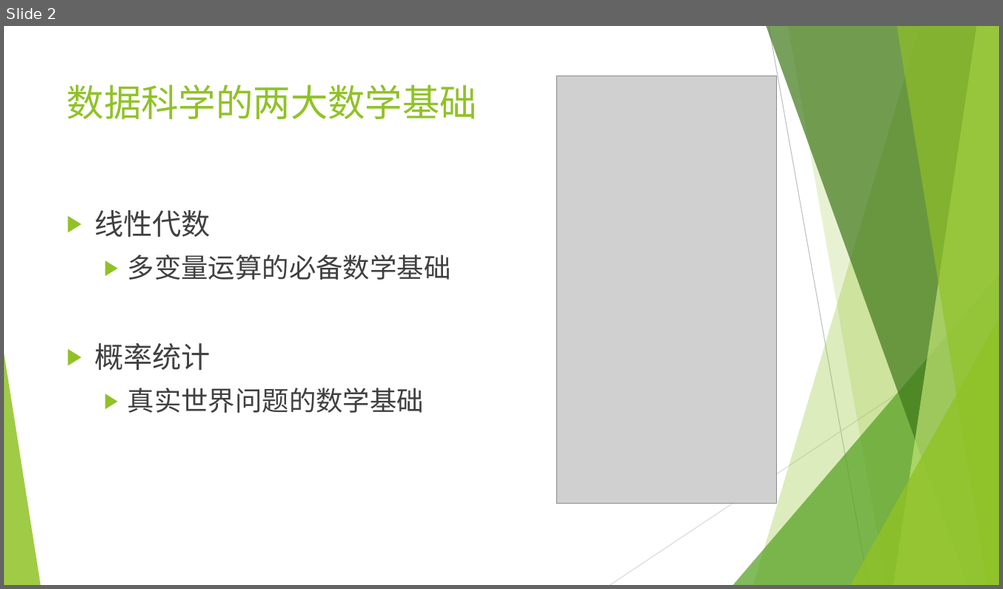
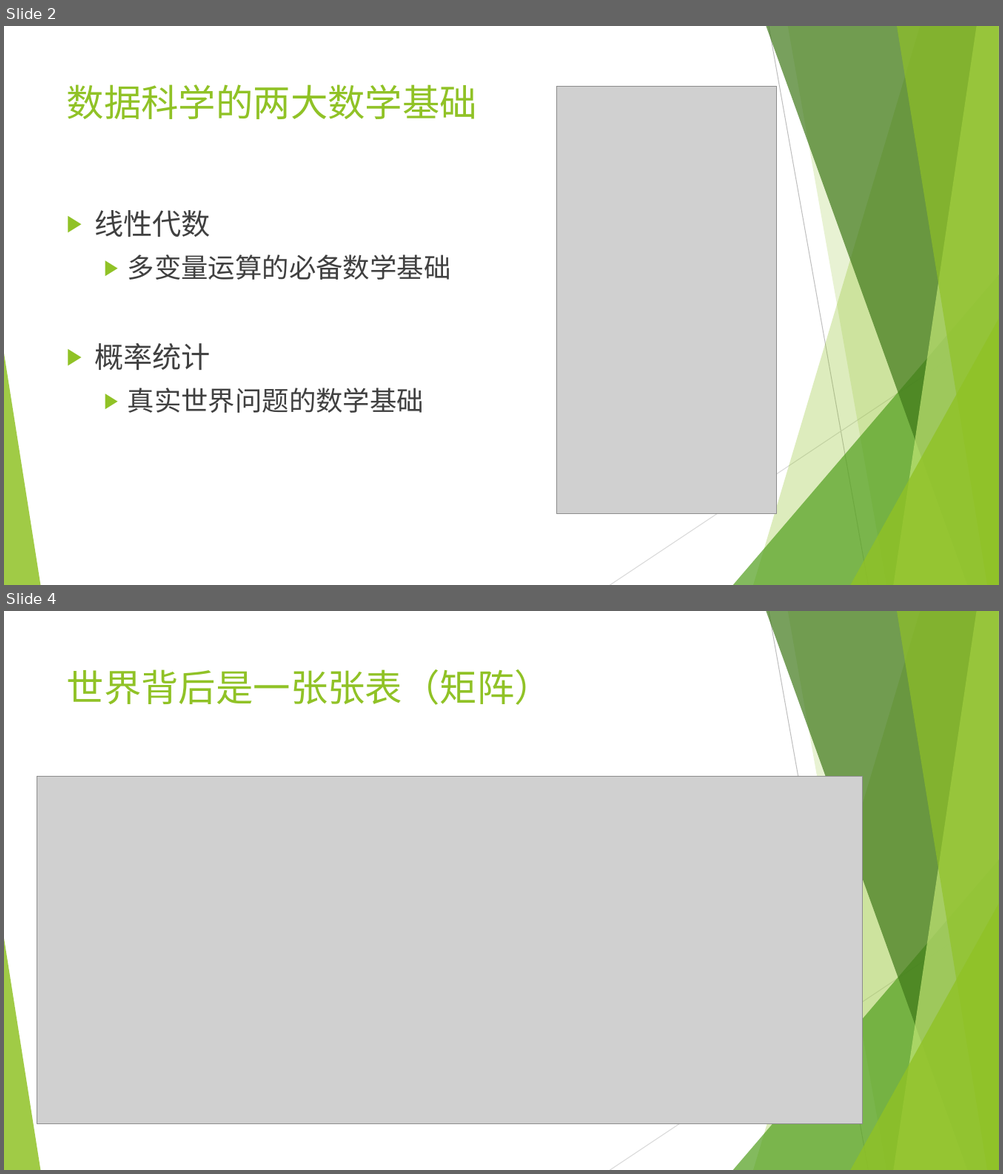
Before and after one commit to wangyi-fudan/BIOL130173, a slide deck: 1_linear_algebra.pptx. Shown one above the other, each under a label of ours: slide 2 before the commit, slides 2 and 4 after it; the slides between them are not shown. The pictures are 1003x589 and 1003x1174 pixels, drawn with LibreOffice and Linux fonts; fonts in the diff are those of the drawing; grey boxes stand for pictures. Boxes give left, top, right and bottom in pixels: in the first picture for what was removed or moved away, otherwise in the second. Text is boxed around its words. In the diff, an @@ line names an element or a change of style, - is before the commit and + after.

```diff
--- a/1_linear_algebra.pptx
+++ b/1_linear_algebra.pptx
@@ slide 4 added at (x1=4, y1=611, x2=999, y2=1170), background #FFFFFF; not listed: 10 template elements that a slide beside it also shows @@
@@ title added at (x1=67, y1=669, x2=552, y2=705), 36 pt, text #90C226 @@
+世界背后是一张张表（矩阵）
@@ picture added at (x1=37, y1=777, x2=862, y2=1125) @@
@@ slide 2 changed as well @@
@@ picture moved from (x1=556, y1=76, x2=776, y2=504) to (x1=556, y1=87, x2=776, y2=514) @@
```
Also in this commit, not shown: 2 other slides changed, 3 other slides added, 1 slide removed.
